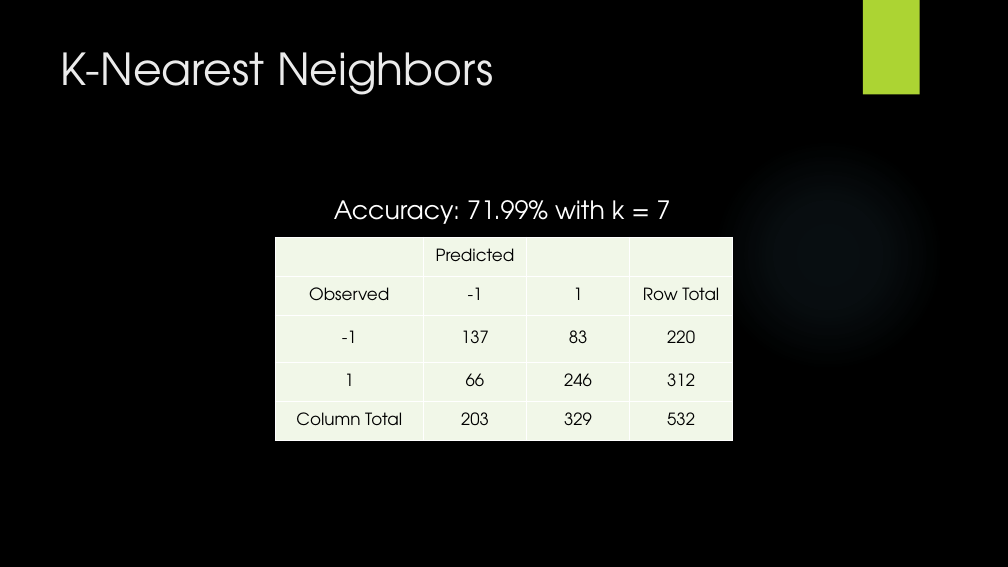
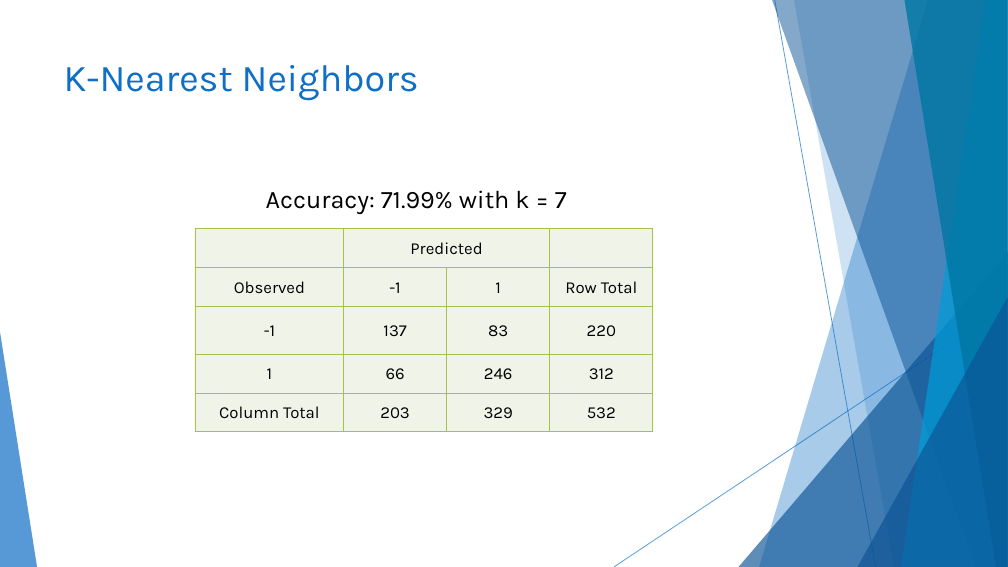
Before and after one commit to codyhock/Senior-Project, a slide deck: slide 14 of CHOCKfinal.pptx. Drawn at 1008x567 pixels with LibreOffice and Linux fonts; fonts in the diff are those of the drawing; background and template pictures are left out. Boxes give left, top, right and bottom in pixels: in the first picture for what was removed or moved away, otherwise in the second. Text is boxed around its words. In the diff, an @@ line names an element or a change of style, - is before the commit and + after.

```diff
--- a/CHOCKfinal.pptx
+++ b/CHOCKfinal.pptx
@@ background picture (left out) to #FFFFFF @@
@@ rectangle removed at [863,0,920,95] @@
@@ title "K-Nearest Neighbors": place and size @@
-title "K-Nearest Neighbors" at [61,52,493,95]
+title "K-Nearest Neighbors" at [64,65,419,101]
@@ title "K-Nearest Neighbors" at [64,65,419,101]: size 42 to 36 pt, font TeX Gyre Adventor to Karla, text colour #EBEBEB to #0F6FC6 @@
@@ ellipse removed at [712,138,944,371] @@
@@ text "Accuracy: 71.99% with k = ...": place and size @@
-text "Accuracy: 71.99% with k = ..." at [334,200,671,224]
+text "Accuracy: 71.99% with k = ..." at [266,190,567,214]
@@ text "Accuracy: 71.99% with k = ..." at [266,190,567,214]: font TeX Gyre Adventor to Karla, text colour #FFFFFF to #000000 @@
@@ table at [195,229,652,433] @@
@@ fill #F1F7E8 to #F0F4E9 in 19 cells @@
@@ font TeX Gyre Adventor to Karla @@
@@ borders changed @@
@@ table: place and size @@
-table at [275,237,732,441]
+table at [195,229,652,433]
@@ group added at [0,0,1008,567]: 5 freeform shapes, 3 triangles, 2 lines @@
```
Also in this commit, not shown: 26 other slides changed, 3 slides added, 3 slides removed.
